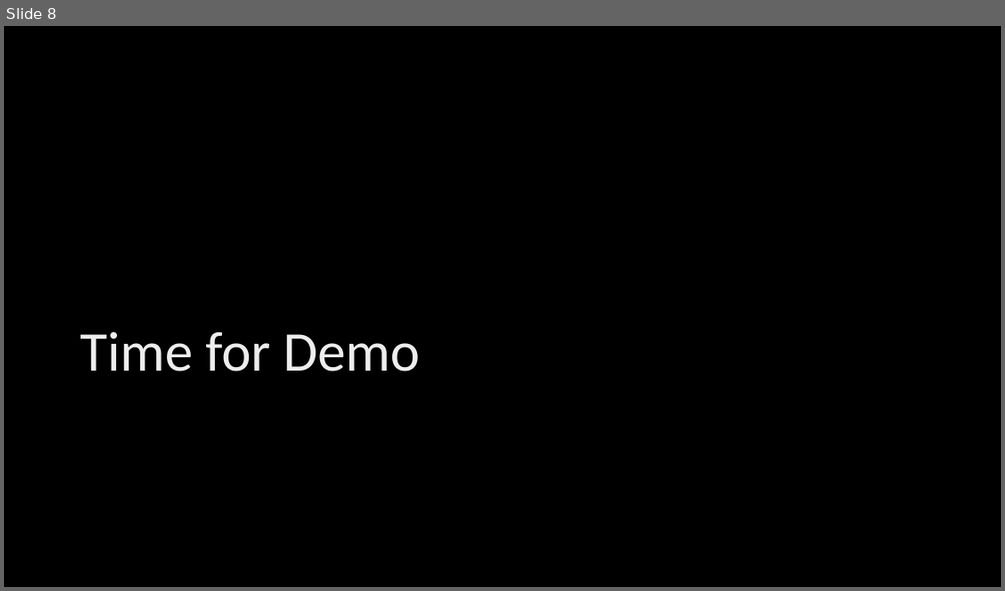
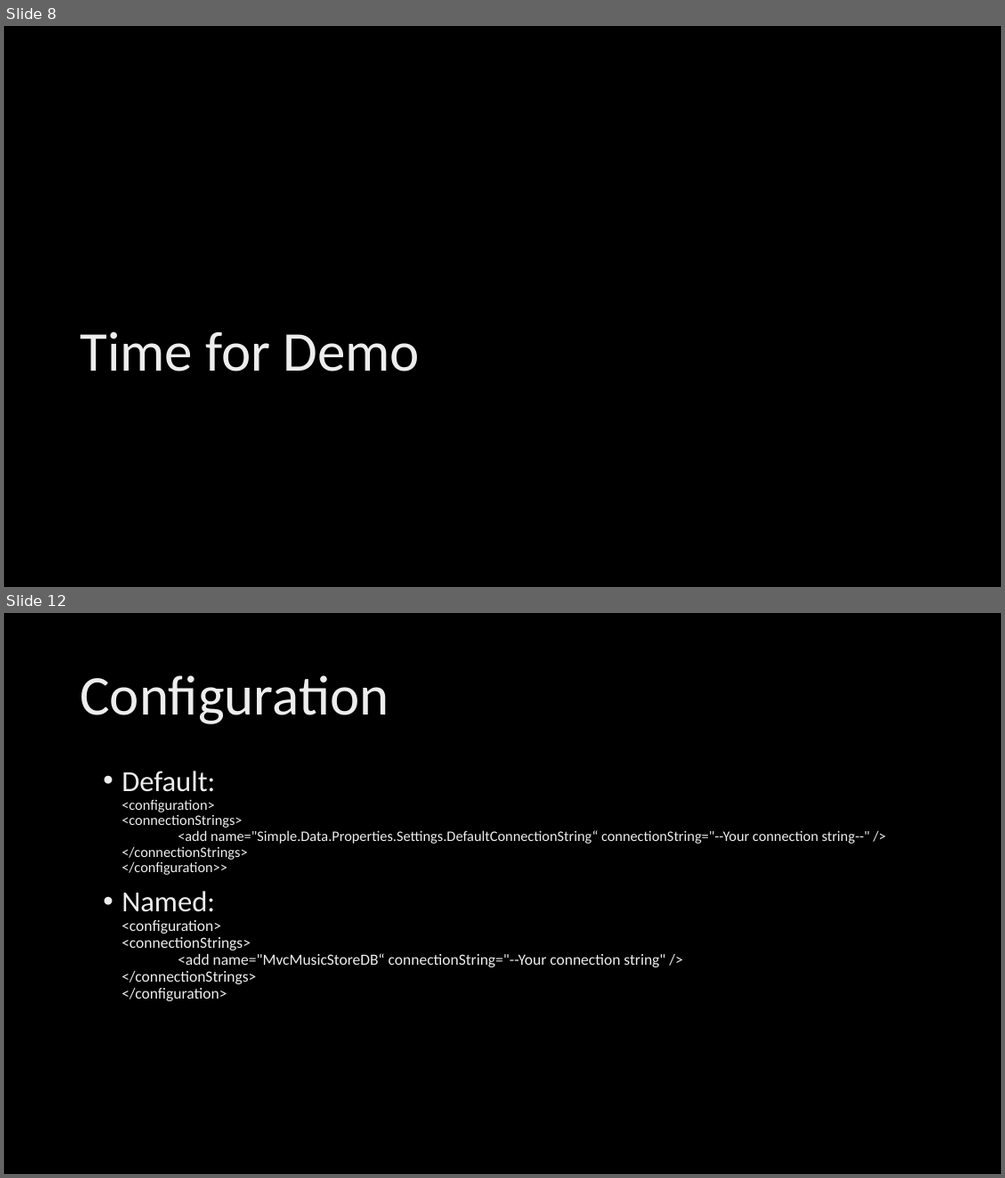
Before and after one commit to maksim-soldatenko/ADO_November_Lecture, a slide deck: Micro Orm/Micro ORM.pptx. Shown one above the other, each under a label of ours: slide 8 before the commit, slides 8 and 12 after it; the slides between them are not shown. The pictures are 1005x591 and 1005x1178 pixels, drawn with LibreOffice and Linux fonts; fonts in the diff are those of the drawing; background and template pictures are left out. Boxes give left, top, right and bottom in pixels: in the first picture for what was removed or moved away, otherwise in the second. Text is boxed around its words. In the diff, an @@ line names an element or a change of style, - is before the commit and + after.

```diff
--- a/Micro Orm/Micro ORM.pptx
+++ b/Micro Orm/Micro ORM.pptx
@@ slide 12 added at <box>4,613,1001,1174</box>, background picture (left out) @@
@@ title added at <box>80,675,388,724</box>, 54 pt, text gradient #BFBFBF to #EDEDED to #FFFFFF @@
+Configuration
@@ text added at <box>121,771,870,1001</box>, 14 pt, text gradient #BFBFBF to #EDEDED to #FFFFFF @@
+• Default:
+  <configuration>
+  <connectionStrings>
+  <add name="Simple.Data.Properties.Settings.DefaultConnectionString“ connectionString="--Your connection string--" /> </connectionStrings>
+  </configuration>>
+• Named:
+  <configuration>
+  <connectionStrings>
+  <add name="MvcMusicStoreDB“ connectionString="--Your connection string" />
+  </connectionStrings>
+  </configuration>
```
Also in this commit, not shown: 5 other slides added, 4 other files.
